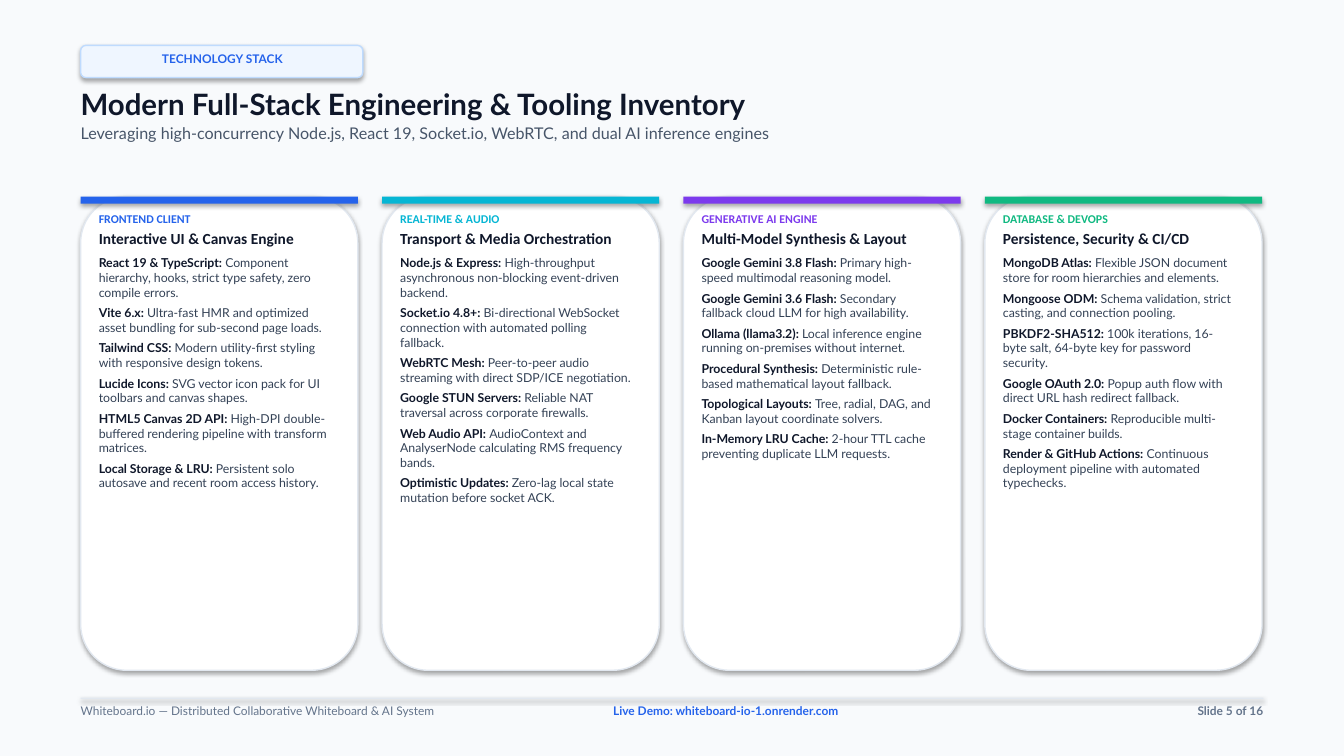
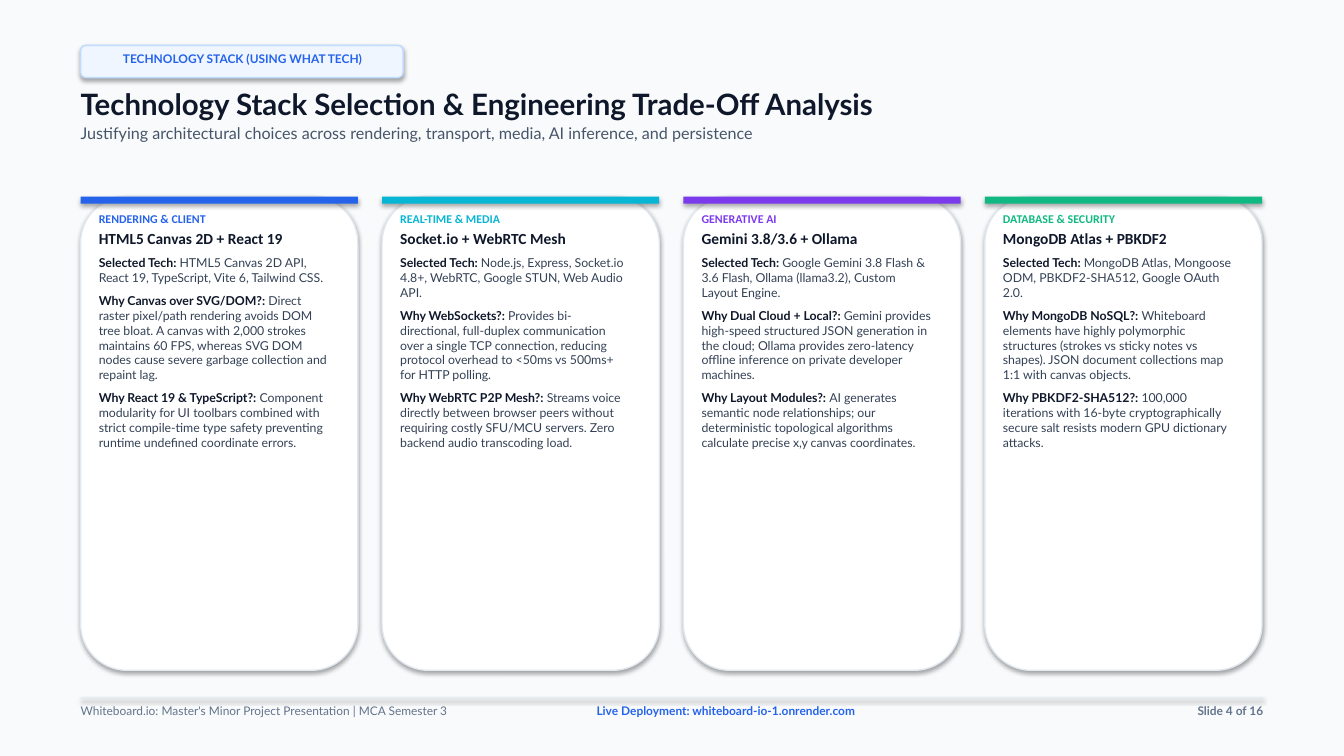
Before and after one commit to PARASMANI-KHUNTE/Whiteboard.io, a slide deck: slide 4 of docs/Whiteboard_io_Presentation.pptx (slide 5 before the commit). Drawn at 1344x756 pixels with LibreOffice and Linux fonts; fonts in the diff are those of the drawing. Boxes give left, top, right and bottom in pixels: in the first picture for what was removed or moved away, otherwise in the second. Text is boxed around its words. In the diff, an @@ line names an element or a change of style, - is before the commit and + after.

Commit message:
feat(docs): rewrite presentation deck with technical project & software engineering focus (#151)

```diff
--- a/docs/Whiteboard_io_Presentation.pptx
+++ b/docs/Whiteboard_io_Presentation.pptx
@@ rounded rectangle "TECHNOLOGY STACK (USING WHAT TECH)": place and size @@
-rounded rectangle "TECHNOLOGY STACK (USING WHAT TECH)" at box(81, 45, 363, 78)
+rounded rectangle "TECHNOLOGY STACK (USING WHAT TECH)" at box(81, 45, 403, 78)
@@ text in rounded rectangle at box(123, 54, 362, 65): text changed @@
-TECHNOLOGY STACK
+TECHNOLOGY STACK (USING WHAT TECH)
@@ text at box(81, 93, 873, 142): text changed @@
-Modern Full-Stack Engineering & Tooling Inventory
-Leveraging high-concurrency Node.js, React 19, Socket.io, WebRTC, and dual AI inference engines
+Technology Stack Selection & Engineering Trade-Off Analysis
+Justifying architectural choices across rendering, transport, media, AI inference, and persistence
@@ text at box(99, 215, 327, 447): text changed @@
-FRONTEND CLIENT
-Interactive UI & Canvas Engine
-React 19 & TypeScript: Component hierarchy, hooks, strict type safety, zero compile errors.
-Vite 6.x: Ultra-fast HMR and optimized asset bundling for sub-second page loads.
-Tailwind CSS: Modern utility-first styling with responsive design tokens.
-Lucide Icons: SVG vector icon pack for UI toolbars and canvas shapes.
-HTML5 Canvas 2D API: High-DPI double-buffered rendering pipeline with transform matrices.
-Local Storage & LRU: Persistent solo autosave and recent room access history.
+RENDERING & CLIENT
+HTML5 Canvas 2D + React 19
+Selected Tech: HTML5 Canvas 2D API, React 19, TypeScript, Vite 6, Tailwind CSS.
+Why Canvas over SVG/DOM?: Direct raster pixel/path rendering avoids DOM tree bloat. A canvas with 2,000 strokes maintains 60 FPS, whereas SVG DOM nodes cause severe garbage collection and repaint lag.
+Why React 19 & TypeScript?: Component modularity for UI toolbars combined with strict compile-time type safety preventing runtime undefined coordinate errors.
@@ text at box(400, 215, 624, 449): text changed @@
-REAL-TIME & AUDIO
-Transport & Media Orchestration
-Node.js & Express: High-throughput asynchronous non-blocking event-driven backend.
-Socket.io 4.8+: Bi-directional WebSocket connection with automated polling fallback.
-WebRTC Mesh: Peer-to-peer audio streaming with direct SDP/ICE negotiation.
-Google STUN Servers: Reliable NAT traversal across corporate firewalls.
-Web Audio API: AudioContext and AnalyserNode calculating RMS frequency bands.
-Optimistic Updates: Zero-lag local state mutation before socket ACK.
+REAL-TIME & MEDIA
+Socket.io + WebRTC Mesh
+Selected Tech: Node.js, Express, Socket.io 4.8+, WebRTC, Google STUN, Web Audio API.
+Why WebSockets?: Provides bi-directional, full-duplex communication over a single TCP connection, reducing protocol overhead to <50ms vs 500ms+ for HTTP polling.
+Why WebRTC P2P Mesh?: Streams voice directly between browser peers without requiring costly SFU/MCU servers. Zero backend audio transcoding load.
@@ text at box(702, 215, 931, 449): text changed @@
-GENERATIVE AI ENGINE
-Multi-Model Synthesis & Layout
-Google Gemini 3.8 Flash: Primary high-speed multimodal reasoning model.
-Google Gemini 3.6 Flash: Secondary fallback cloud LLM for high availability.
-Ollama (llama3.2): Local inference engine running on-premises without internet.
-Procedural Synthesis: Deterministic rule-based mathematical layout fallback.
-Topological Layouts: Tree, radial, DAG, and Kanban layout coordinate solvers.
-In-Memory LRU Cache: 2-hour TTL cache preventing duplicate LLM requests.
+GENERATIVE AI
+Gemini 3.8/3.6 + Ollama
+Selected Tech: Google Gemini 3.8 Flash & 3.6 Flash, Ollama (llama3.2), Custom Layout Engine.
+Why Dual Cloud + Local?: Gemini provides high-speed structured JSON generation in the cloud; Ollama provides zero-latency offline inference on private developer machines.
+Why Layout Modules?: AI generates semantic node relationships; our deterministic topological algorithms calculate precise x,y canvas coordinates.
@@ text at box(1003, 215, 1231, 447): text changed @@
-DATABASE & DEVOPS
-Persistence, Security & CI/CD
-MongoDB Atlas: Flexible JSON document store for room hierarchies and elements.
-Mongoose ODM: Schema validation, strict casting, and connection pooling.
-PBKDF2-SHA512: 100k iterations, 16-byte salt, 64-byte key for password security.
-Google OAuth 2.0: Popup auth flow with direct URL hash redirect fallback.
-Docker Containers: Reproducible multi-stage container builds.
-Render & GitHub Actions: Continuous deployment pipeline with automated typechecks.
+DATABASE & SECURITY
+MongoDB Atlas + PBKDF2
+Selected Tech: MongoDB Atlas, Mongoose ODM, PBKDF2-SHA512, Google OAuth 2.0.
+Why MongoDB NoSQL?: Whiteboard elements have highly polymorphic structures (strokes vs sticky notes vs shapes). JSON document collections map 1:1 with canvas objects.
+Why PBKDF2-SHA512?: 100,000 iterations with 16-byte cryptographically secure salt resists modern GPU dictionary attacks.
@@ text at box(81, 706, 447, 717): text changed @@
-Whiteboard.io — Distributed Collaborative Whiteboard & AI System
+Whiteboard.io: Master's Minor Project Presentation | MCA Semester 3
@@ text at box(597, 706, 855, 717): text changed @@
-Live Demo: whiteboard-io-1.onrender.com
+Live Deployment: whiteboard-io-1.onrender.com
@@ text at box(1198, 706, 1263, 715): text changed @@
-Slide 5 of 16
+Slide 4 of 16
```
Also in this commit, not shown: 11 other slides changed, 4 slides added, 4 slides removed, 3 other files.
